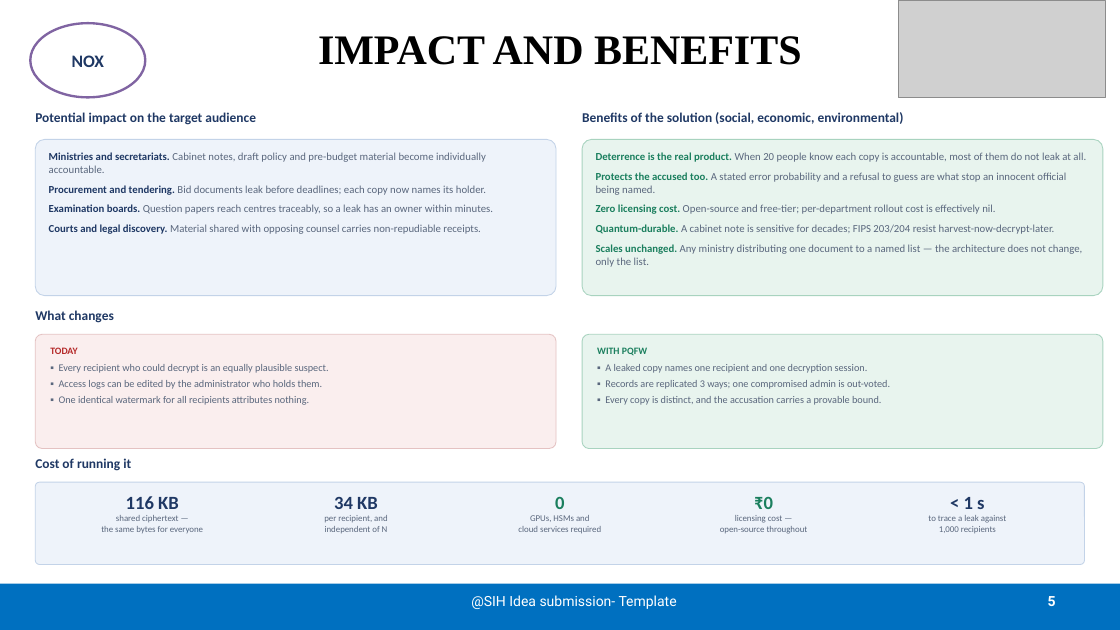
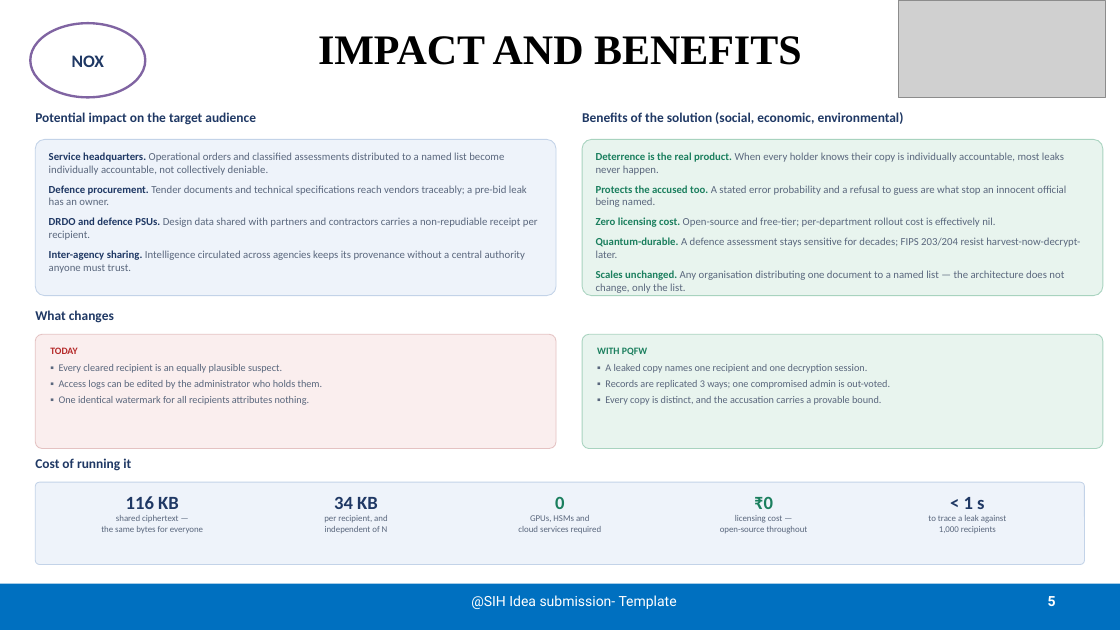
Before and after one commit to DAIMAXKYUREM/pqfw-post-quantum-watermarking, a slide deck: slide 5 of ppt/NOX_SIH2026_PQFW.pptx. Drawn at 1120x630 pixels with LibreOffice and Linux fonts; fonts in the diff are those of the drawing; grey boxes stand for pictures. Boxes give left, top, right and bottom in pixels: in the first picture for what was removed or moved away, otherwise in the second. Text is boxed around its words. In the diff, an @@ line names an element or a change of style, - is before the commit and + after.

```diff
--- a/ppt/NOX_SIH2026_PQFW.pptx
+++ b/ppt/NOX_SIH2026_PQFW.pptx
@@ text at bbox=[49, 152, 538, 273]: text changed @@
-Ministries and secretariats. Cabinet notes, draft policy and pre-budget material become individually accountable.
-Procurement and tendering. Bid documents leak before deadlines; each copy now names its holder.
-Examination boards. Question papers reach centres traceably, so a leak has an owner within minutes.
-Courts and legal discovery. Material shared with opposing counsel carries non-repudiable receipts.
+Service headquarters. Operational orders and classified assessments distributed to a named list become individually accountable, not collectively deniable.
+Defence procurement. Tender documents and technical specifications reach vendors traceably; a pre-bid leak has an owner.
+DRDO and defence PSUs. Design data shared with partners and contractors carries a non-repudiable receipt per recipient.
+Inter-agency sharing. Intelligence circulated across agencies keeps its provenance without a central authority anyone must trust.
@@ text at bbox=[596, 152, 1064, 175]: text changed @@
-Deterrence is the real product. When 20 people know each copy is accountable, most of them do not leak at all.
+Deterrence is the real product. When every holder knows their copy is individually accountable, most leaks never happen.
@@ text at bbox=[596, 237, 1080, 293]: text changed @@
-Quantum-durable. A cabinet note is sensitive for decades; FIPS 203/204 resist harvest-now-decrypt-later.
-Scales unchanged. Any ministry distributing one document to a named list — the architecture does not change, only the list.
+Quantum-durable. A defence assessment stays sensitive for decades; FIPS 203/204 resist harvest-now-decrypt-later.
+Scales unchanged. Any organisation distributing one document to a named list — the architecture does not change, only the list.
@@ text at bbox=[59, 364, 282, 373]: text changed @@
-▪ Every recipient who could decrypt is an equally plausible suspect.
+▪ Every cleared recipient is an equally plausible suspect.
```
Also in this commit, not shown: 3 other slides changed, 4 other files.
